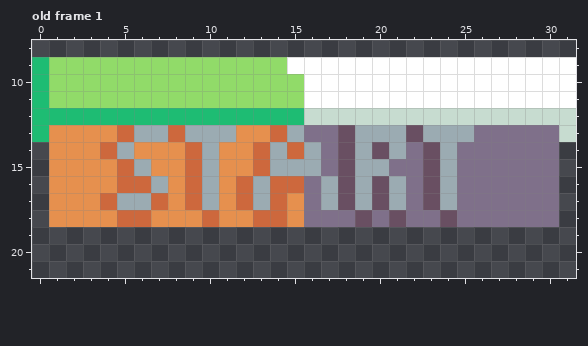
File history of a pixel-art file, assets/sprites/start.aseprite. The picture above is the old version.
32x32 pixels, 1 frame. Shown: old frame 1: x 0..31, y 8..21. The commit also changed other frames, which this record leaves out.
Once edited:
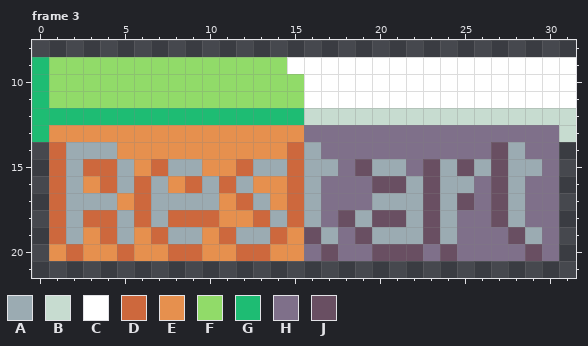
Palette (. is transparent): A #9babb2  B #c7dcd0  C #ffffff  D #cd683d  E #e6904e  F #91db69  G #1ebc73  H #7f708a  J #694f62
A new or re-ordered frame is compared with the old frame closest to it.
The edit:
frames 1 -> 3
layer "Layer 2" added
Frame 3 is new; against old frame 1, layers "Layer 2", "Layer 1":
Colour A is added in row 19 at x 2, 5, 8 to 9, 12 to 13, 17, 20 to 22, 24 and 29.
Colour A replaces colour D in row 14 at x 4; in row 15 at x 5, 9 and 13; in row 16 at x 5 and 12; in row 17 at x 4, 7 and 9; in row 18 at x 5 and 14.
Colour A replaces colour E in row 14 at x 2 to 3; in row 15 at x 2 and 8; in row 16 at x 2; in row 17 at x 2 to 3 and 8; in row 18 at x 2 and 7.
Colour A replaces colour H in row 14 at x 28; in row 15 at x 17, 21, 26 and 28 to 29; in row 16 at x 16, 22, 25 and 28; in rows 17 to 18 at x 16, 22 and 28.
Colour A replaces colour J in row 17 at x 20; in row 18 at x 19 and 24.
Colour D is added in row 19 at x 1, 4, 7, 11 and 14; in row 20 at x 2, 5, 8 to 9 and 12 to 13.
Colour D replaces colour A in row 15 at x 15; in row 17 at x 6.
Colour D replaces colour E in row 14 at x 1; in row 15 at x 1, 3 to 4, 7 and 12; in row 16 at x 1, 4 and 11; in row 17 at x 1 and 15; in row 18 at x 1, 3 to 4, 8 to 9 and 15.
Colour E is added in row 19 at x 3, 6, 10 and 15; in row 20 at x 1, 3 to 4, 6 to 7, 10 to 11 and 14 to 15.
Colour E replaces colour A in row 13 at x 6 to 7, 9 to 11 and 15; in row 14 at x 5, 10 and 14; in row 15 at x 6 and 10; in row 16 at x 13; in row 17 at x 5.
Colour E replaces colour D in row 13 at x 5, 8 and 14; in row 14 at x 9 and 13; in rows 16 to 17 at x 14.
Colour H is added in row 19 at x 18, 25 to 27 and 30; in row 20 at x 16, 18 to 19, 23, 25 to 28 and 30.
Colour H replaces colour A in row 13 at x 19 to 21 and 23 to 25; in row 14 at x 19, 21 and 24; in rows 16 to 17 at x 17 and 19.
Colour H replaces colour J in row 13 at x 18 and 22; in row 14 at x 18, 20 and 23; in rows 15 to 17 at x 18.
Colour J is added in row 19 at x 16, 19, 23 and 28; in row 20 at x 17, 20 to 22, 24 and 29.
Colour J replaces colour A in row 15 at x 19; in row 16 at x 21.
Colour J replaces colour H in row 14 at x 27; in row 15 at x 25 and 27; in row 16 at x 27; in row 17 at x 25 and 27; in row 18 at x 18, 20, 23 and 27.
Pixel boxes of the changes (left, top, right, bottom) in both pictures:
changed: (49, 125, 559, 261)
